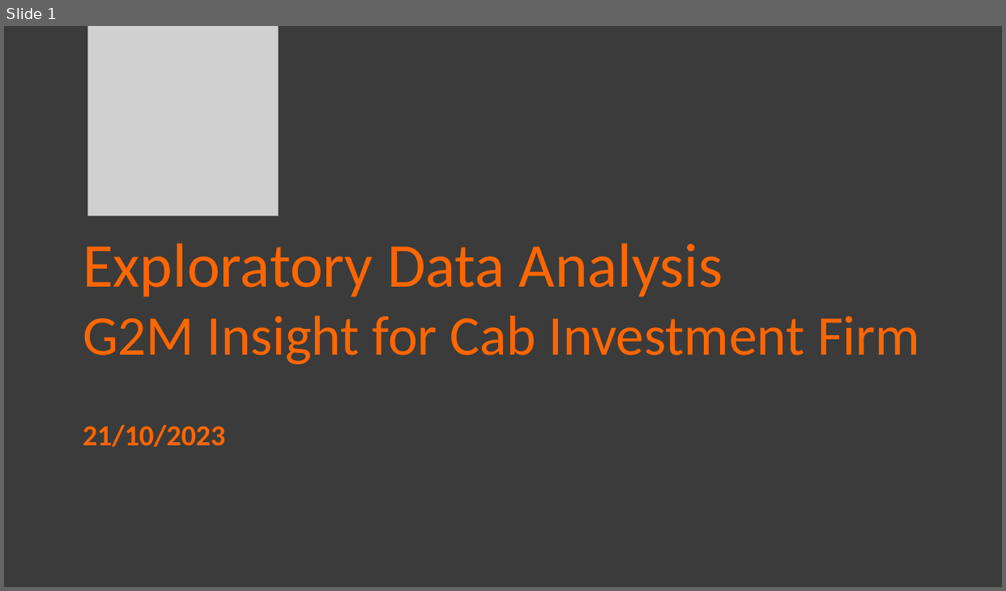
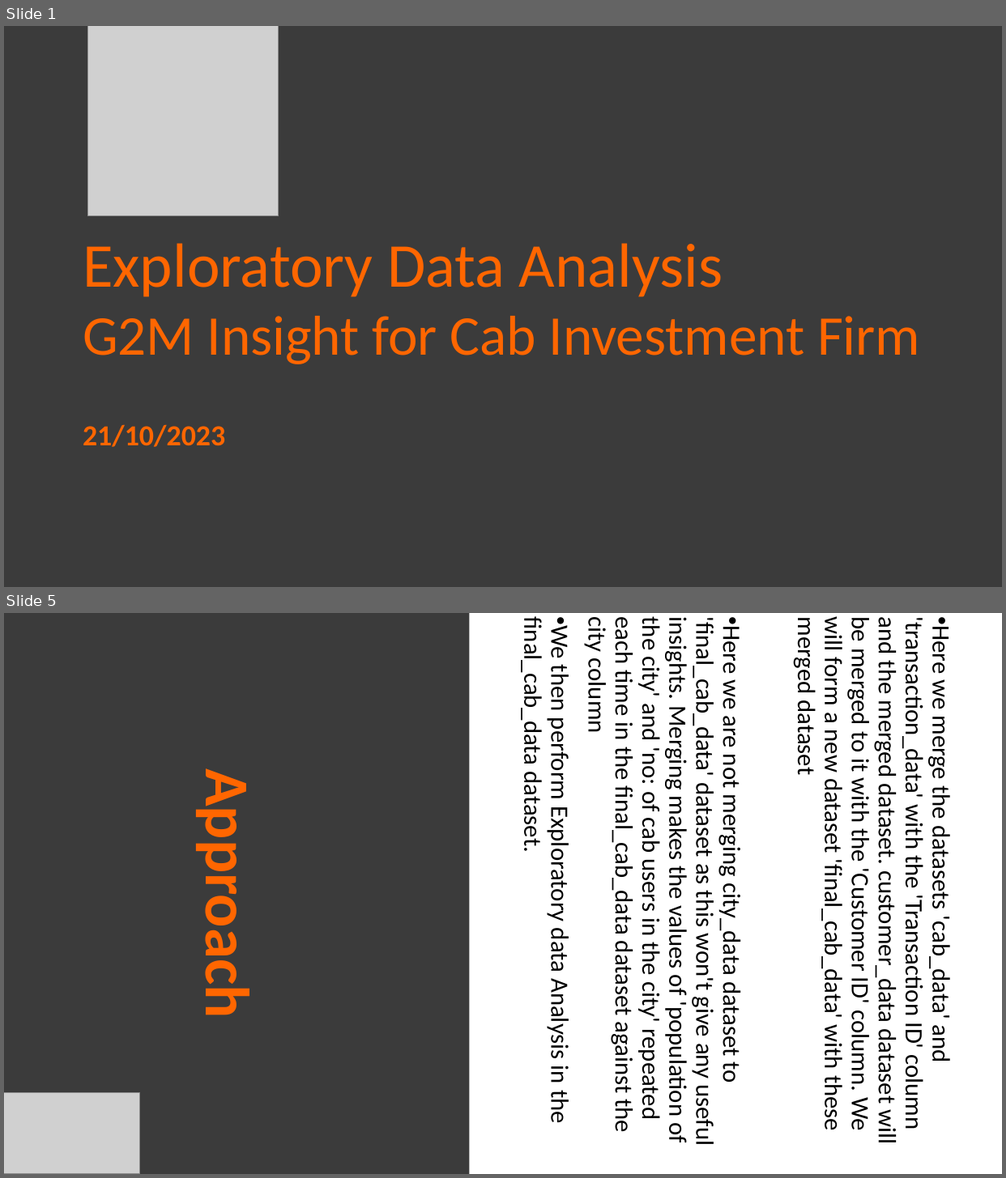
Before and after one commit to NazriJasmal/G2M-Insight-for-Cab-Investment-Firm, a slide deck: G2M Case Study.pptx. Shown one above the other, each under a label of ours: slide 1 before the commit, slides 1 and 5 after it; the slides between them are not shown. The pictures are 1006x591 and 1006x1178 pixels, drawn with LibreOffice and Linux fonts; fonts in the diff are those of the drawing; grey boxes stand for pictures. Boxes give left, top, right and bottom in pixels: in the first picture for what was removed or moved away, otherwise in the second. Text is boxed around its words. In the diff, an @@ line names an element or a change of style, - is before the commit and + after.

```diff
--- a/G2M Case Study.pptx
+++ b/G2M Case Study.pptx
@@ slide 5 added at (4,613,1002,1174), background #FFFFFF @@
@@ title added at (4,613,469,1174), fill #3B3B3B, 60 pt, text #FF6600, bold @@
+Approach
@@ subtitle added at (518,619,957,1144), 24 pt, text #000000 @@
+• Here we merge the datasets 'cab_data' and 'transaction_data' with the 'Transaction ID' column and the merged dataset. customer_data dataset will be merged to it with the 'Customer ID' column. We will form a new dataset 'final_cab_data' with these merged dataset
+• Here we are not merging city_data dataset to 'final_cab_data' dataset as this won't give any useful insights. Merging makes the values of 'population of the city' and 'no: of cab users in the city' repeated each time in the final_cab_data dataset against the city column
+• We then perform Exploratory data Analysis in the final_cab_data dataset.
@@ picture added at (4,1093,139,1174) @@
```
Also in this commit, not shown: 2 slides changed, 13 other slides added, 3 slides removed.
